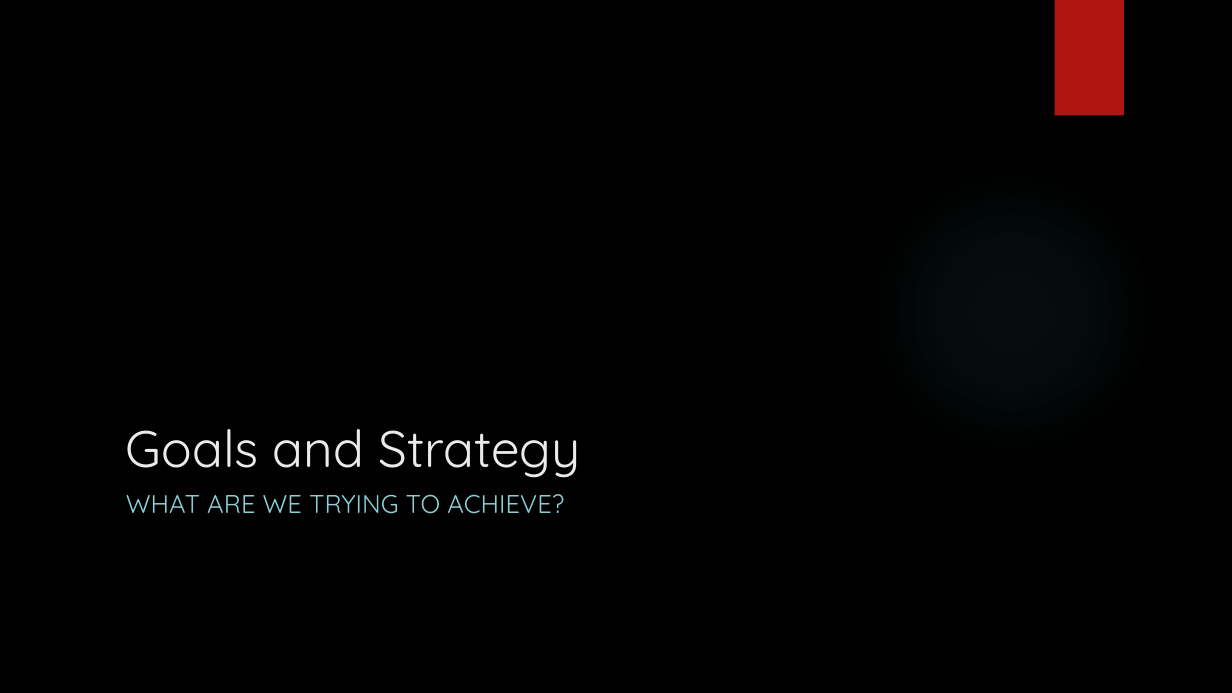
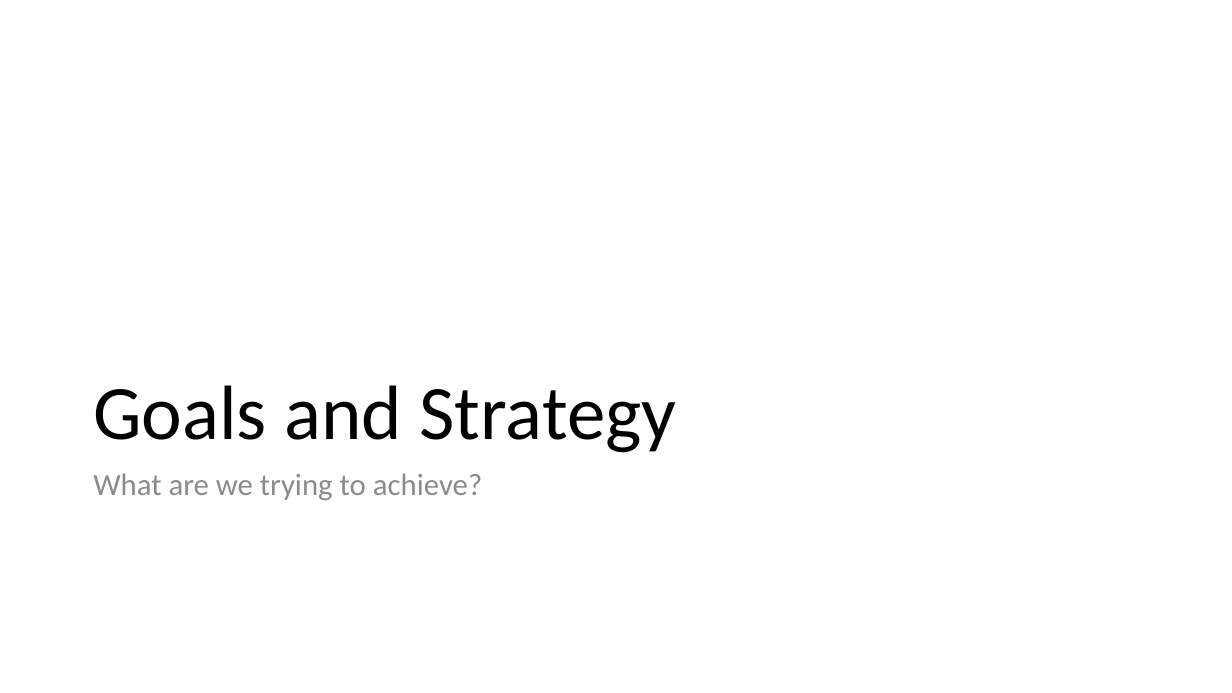
Before and after one commit to buildmotion/custom-angular-modules, a slide deck: slide 6 of presentation/custom-angular-modules.pptx (slide 3 before the commit). Drawn at 1232x693 pixels with LibreOffice and Linux fonts; fonts in the diff are those of the drawing; background and template pictures are left out. Boxes give left, top, right and bottom in pixels: in the first picture for what was removed or moved away, otherwise in the second. Text is boxed around its words. In the diff, an @@ line names an element or a change of style, - is before the commit and + after.

```diff
--- a/presentation/custom-angular-modules.pptx
+++ b/presentation/custom-angular-modules.pptx
@@ background picture (left out) to #FFFFFF @@
@@ rectangle removed at [1055,0,1124,116] @@
@@ title "Goals and Strategy": place and size @@
-title "Goals and Strategy" at [126,429,581,478]
+title "Goals and Strategy" at [93,385,677,453]
@@ title "Goals and Strategy" at [93,385,677,453]: size 40 to 60 pt, font Quicksand to Calibri, text colour #EBEBEB to #000000; line spacing 1 to 0.9 @@
@@ ellipse removed at [870,169,1154,454] @@
@@ text at [93,473,482,500]: text changed; size 20 to 24 pt; font Quicksand to Calibri; text colour #8AD0D6 to #8C8C8C @@
-WHAT ARE WE TRYING TO ACHIEVE?
+What are we trying to achieve?
```
Also in this commit, not shown: 12 other slides changed, 38 slides added.
